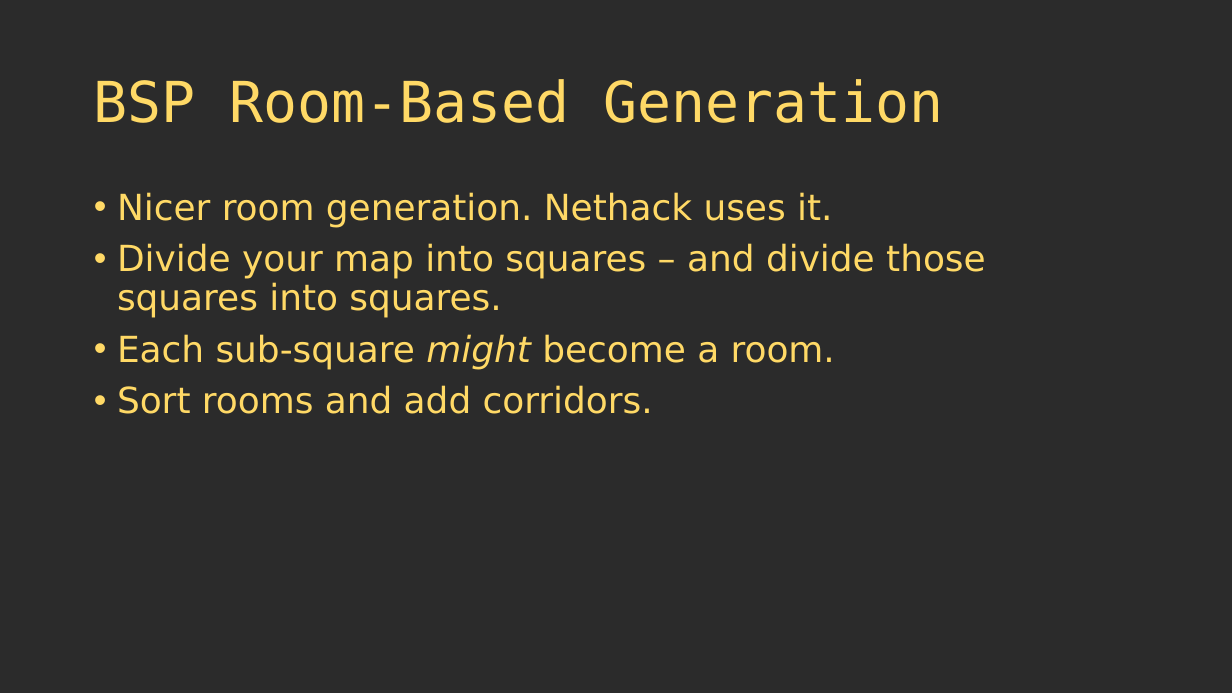
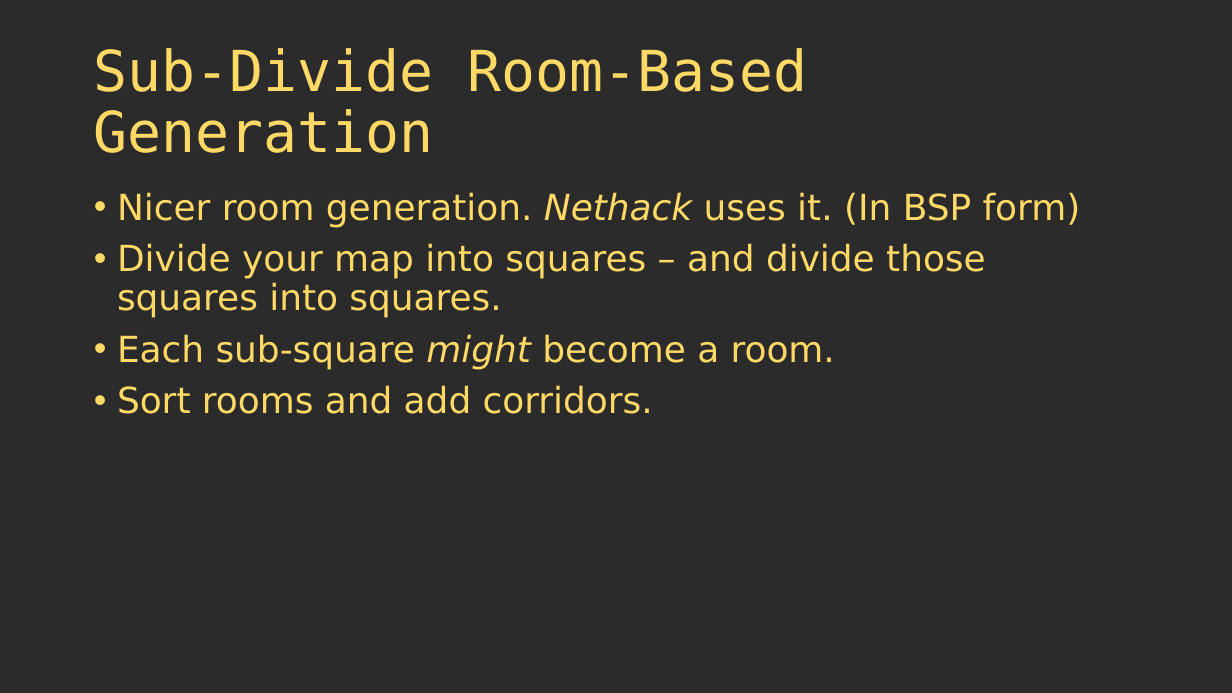
Before and after one commit to thebracket/roguelike-celebration-2020, a slide deck: slide 12 of Procedural Map Generation Techniques.pptx. Drawn at 1232x693 pixels with LibreOffice and Linux fonts; fonts in the diff are those of the drawing; background and template pictures are left out; a plain dark background stands for a picture behind light text. Boxes give left, top, right and bottom in pixels: in the first picture for what was removed or moved away, otherwise in the second. Text is boxed around its words. In the diff, an @@ line names an element or a change of style, - is before the commit and + after.

```diff
--- a/Procedural Map Generation Techniques.pptx
+++ b/Procedural Map Generation Techniques.pptx
@@ title at box(94, 48, 808, 153): text changed @@
-BSP Room-Based Generation
+Sub-Divide Room-Based Generation
@@ text at box(117, 192, 1081, 228): text changed @@
-• Nicer room generation. Nethack uses it.
+• Nicer room generation. Nethack uses it. (In BSP form)
```
Also in this commit, not shown: 6 slides added, 3 slides removed, 4 other files.
